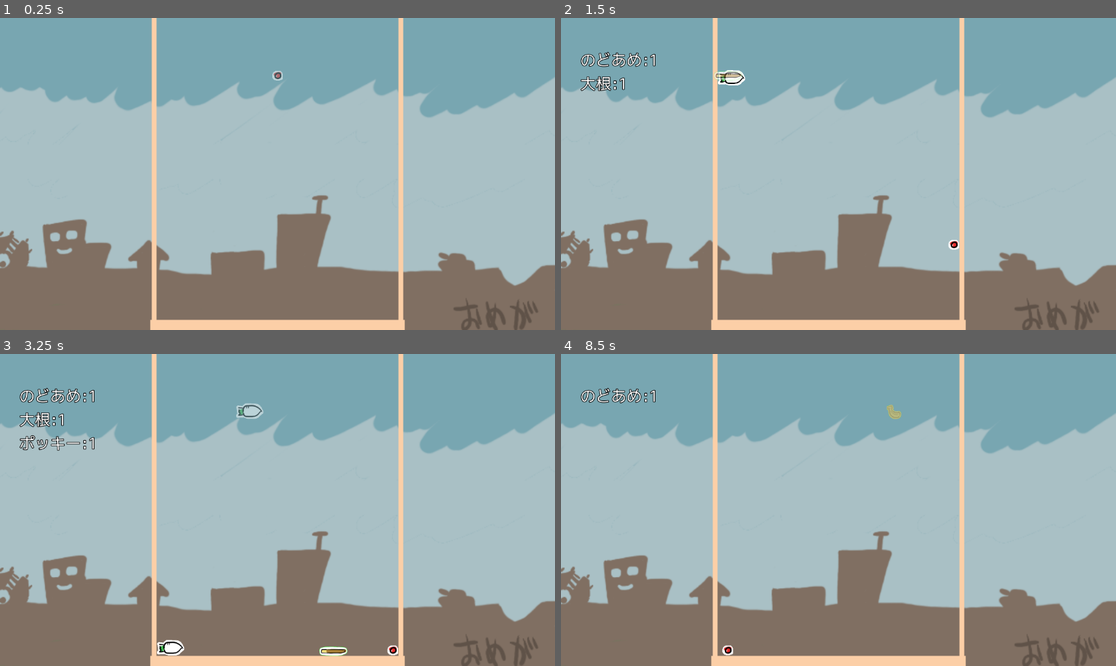
Above: before the commit, frames 1-4 (two rows, left to right).
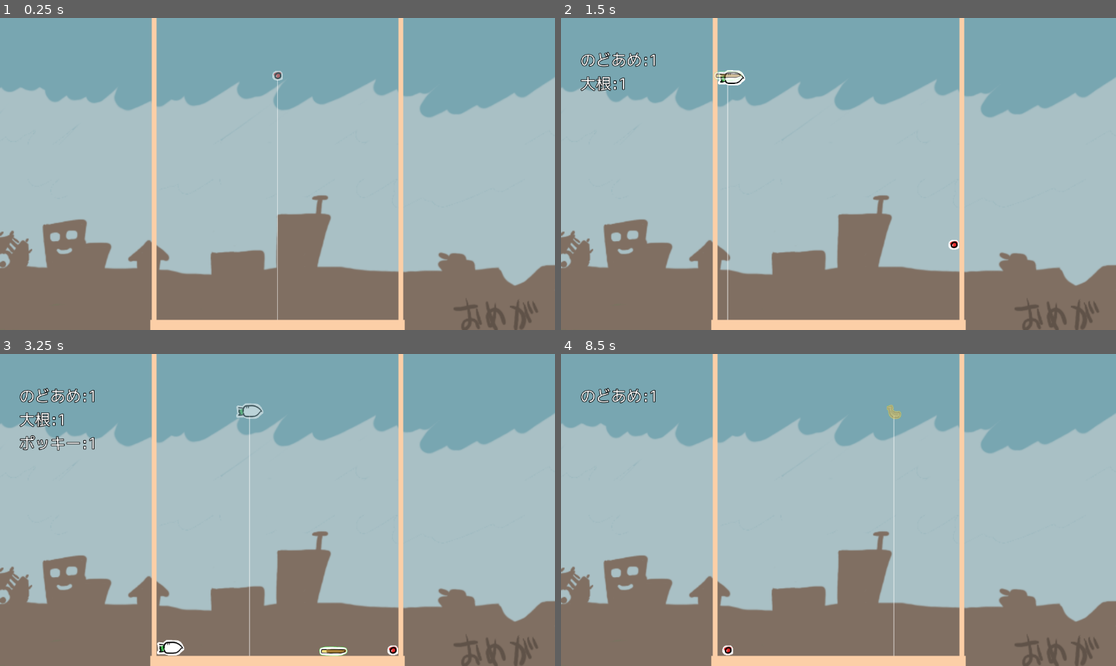
Above: after the commit, the same moments.

Repository: syun77/gd_suikagame
Game: Godot game, scene res://Main.tscn
The game is run twice, just before and just after one commit, with the same random seed, the same clock (stepped at 60 frames per second) and the same inputs.
Inputs (mouse positions are in pixels of both pictures, inside the frame that each line leads up to):
- Up to frame 1 (0.25 s): no input
- Up to frame 2 (1.5 s): tap Enter at 0.5 s; move the mouse to (960, 158) at 0.52 s; click (960, 158) at 0.6 s; move the mouse to (727, 189) at 1.27 s; click (727, 189) at 1.35 s
- Up to frame 3 (3.25 s): move the mouse to (333, 441) at 2.02 s; click (333, 441) at 2.1 s; move the mouse to (249, 572) at 2.77 s; click (249, 572) at 2.85 s
- Up to frame 4 (8.5 s): tap R (reset) at 3.5, 4.15, 5.75, 7.25 s; move the mouse to (1005, 556) at 3.52 s; click (1005, 556) at 3.6 s; move the mouse to (672, 463) at 4.27 s; click (672, 463) at 4.35 s; move the mouse to (866, 510) at 5.02 s; click (866, 510) at 5.1 s; move the mouse to (755, 432) at 5.77 s; click (755, 432) at 5.85 s; move the mouse to (960, 494) at 6.52 s; click (960, 494) at 6.6 s; move the mouse to (727, 525) at 7.27 s; click (727, 525) at 7.35 s; move the mouse to (894, 441) at 8.02 s; click (894, 441) at 8.1 s

The runs differ from the first frame. In frame 1, 0.1% of the frame differs, in the area x 49-51%, y 19-97%; in frame 2, 0.2%, in the area x 29-31%, y 21-97%; in frame 3, 0.1%; in frame 4, 0.1%.

Commit message:
落下補助線画像を追加

Diff:
--- a/gd_suikagame/Main.gd
+++ b/gd_suikagame/Main.gd
@@ -31,6 +31,7 @@
 # -----------------------------------------------
 @onready var _wall_layer = $WallLayer
 @onready var _fruit_layer = $FruitLayer
+@onready var _spr_line = $Line
 @onready var _ui_layer = $UILayer
 @onready var _ui_now_fruit = $UILayer/NowFruit
 @onready var _ui_dbg_label = $UILayer/DbgLabel
@@ -102,10 +103,14 @@
 	_ui_now_fruit.visible = true
 	_ui_now_fruit.position.x = get_global_mouse_position().x
 	_ui_now_fruit.position.y = DROP_POS_Y
+	_spr_line.visible = true
+	_spr_line.position.x = _ui_now_fruit.position.x
+	_spr_line.modulate.a = 0.5
 
 	if Input.is_action_just_pressed("click"):
 		# UIとしてのフルーツを非表示.
 		_ui_now_fruit.visible = false
+		_spr_line.visible = false
 
 		# @note 生成すると内部でレイヤーへの追加もしてくれる.
 		var fruit = Common.create_fruit(_now_fruit)
--- a/gd_suikagame/Main.tscn
+++ b/gd_suikagame/Main.tscn
@@ -1,8 +1,9 @@
-[gd_scene load_steps=7 format=3 uid="uid://ma78kqfw7f7"]
+[gd_scene load_steps=8 format=3 uid="uid://ma78kqfw7f7"]
 
 [ext_resource type="PackedScene" uid="uid://bl0fa1266u1ui" path="res://src/Wall.tscn" id="1_oijm6"]
 [ext_resource type="Script" path="res://Main.gd" id="1_pv48b"]
 [ext_resource type="Texture2D" uid="uid://86dds1ju85p4" path="res://assets/images/bg.png" id="2_k5l3r"]
+[ext_resource type="Texture2D" uid="uid://bbks75eaawfht" path="res://assets/images/line.png" id="3_laf43"]
 [ext_resource type="Texture2D" uid="uid://bfdplg1uei8ql" path="res://assets/images/fruits/nasu.png" id="4_4ngh3"]
 [ext_resource type="FontFile" uid="uid://b7i6wgg73f4x3" path="res://assets/fonts/mplus-1m-regular.otf" id="5_lt4cj"]
 
@@ -15,12 +16,17 @@
 [node name="Main" type="Node2D"]
 script = ExtResource("1_pv48b")
 
-[node name="WallLayer" type="CanvasLayer" parent="."]
-
-[node name="Sprite2D" type="Sprite2D" parent="WallLayer"]
+[node name="Bg" type="Sprite2D" parent="."]
 position = Vector2(576, 218)
 scale = Vector2(1.8, 1.79167)
 texture = ExtResource("2_k5l3r")
+
+[node name="Line" type="Sprite2D" parent="."]
+position = Vector2(576, 128)
+texture = ExtResource("3_laf43")
+offset = Vector2(0, 256)
+
+[node name="WallLayer" type="CanvasLayer" parent="."]
 
 [node name="Wall" parent="WallLayer" instance=ExtResource("1_oijm6")]
 position = Vector2(320, 64)
--- a/gd_suikagame/src/fruit/Fruit.gd
+++ b/gd_suikagame/src/fruit/Fruit.gd
@@ -72,6 +72,7 @@
 # -----------------------------------------------
 # var.
 # -----------------------------------------------
+var _base_scale:Vector2
 var _hit_timer = 0.0 # 衝突タイマー.
 var _hit_count = 0 # 他のオブジェクトと衝突した回数.
 
@@ -102,7 +103,8 @@
 # -----------------------------------------------
 ## 開始.
 func _ready() -> void:
-	pass
+	# 基準のスケール値を保存.
+	_base_scale = get_sprite_scale()
 
 ## 更新.
 func _physics_process(delta: float) -> void:
Binary file added: gd_suikagame/assets/images/line.png
